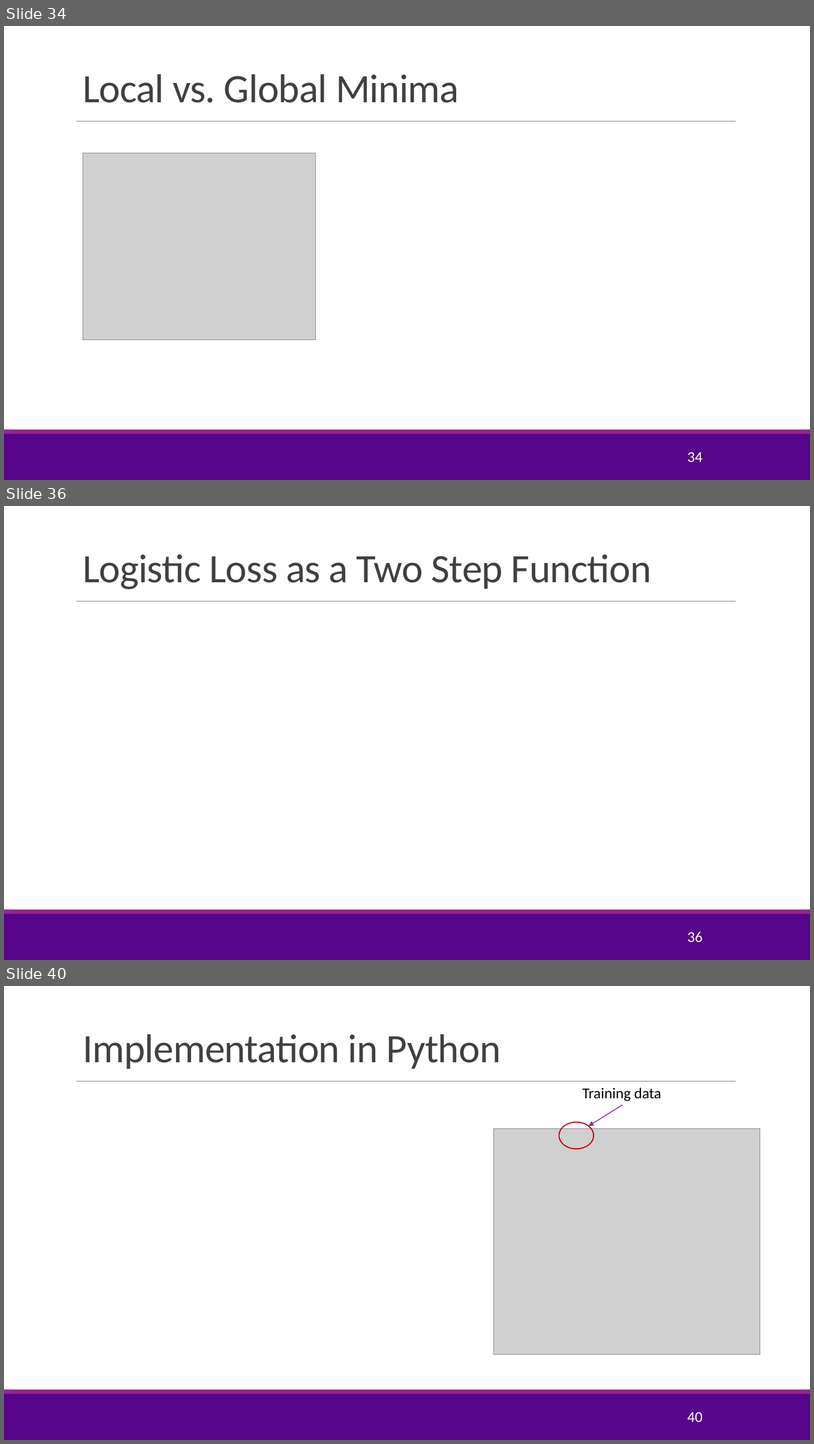
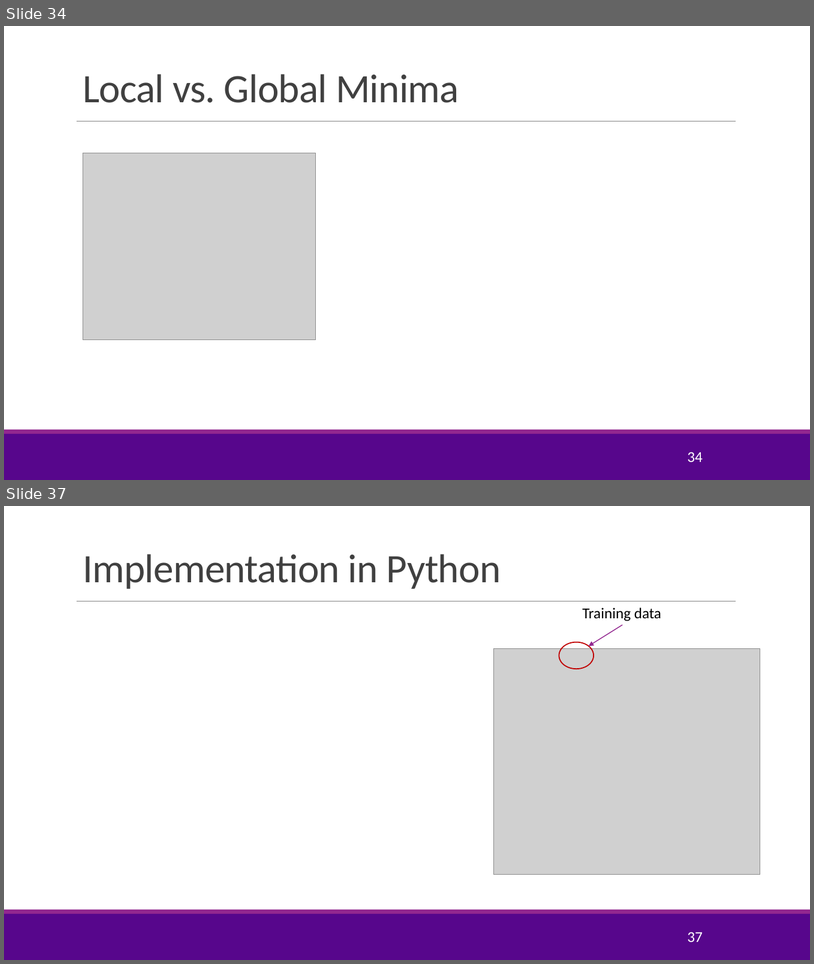
Before and after one commit to sdrangan/introml, a slide deck: lectures/Lect07_Optim.pptx. Shown one above the other, each under a label of ours: slides 34, 36 and 40 before the commit, slides 34 and 37 after it; the slides between them are not shown. The pictures are 814x1444 and 814x964 pixels, drawn with LibreOffice and Linux fonts; fonts in the diff are those of the drawing; grey boxes stand for pictures; background and template pictures are left out. Boxes give left, top, right and bottom in pixels: in the first picture for what was removed or moved away, otherwise in the second. Text is boxed around its words. In the diff, an @@ line names an element or a change of style, - is before the commit and + after.

```diff
--- a/lectures/Lect07_Optim.pptx
+++ b/lectures/Lect07_Optim.pptx
@@ slide 36 removed at (4,506,810,960), background #FFFFFF; not listed: 3 template elements that a slide beside it also shows @@
@@ title removed at (83,554,651,589) @@
-Logistic Loss as a Two Step Function
@@ page number removed at (687,931,703,942) @@
-36
@@ what was slide 40 is now slide 37 @@
@@ page number at (687,931,703,942): text changed @@
-40
+37
```
Also in this commit, not shown: 11 slides changed, 2 slides added, 4 other slides removed, 3 other files.
